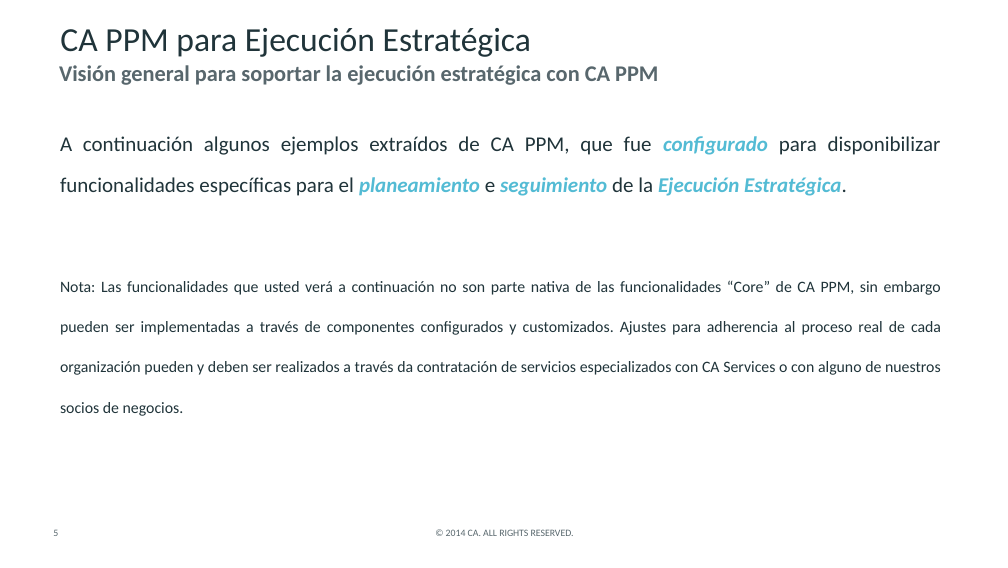
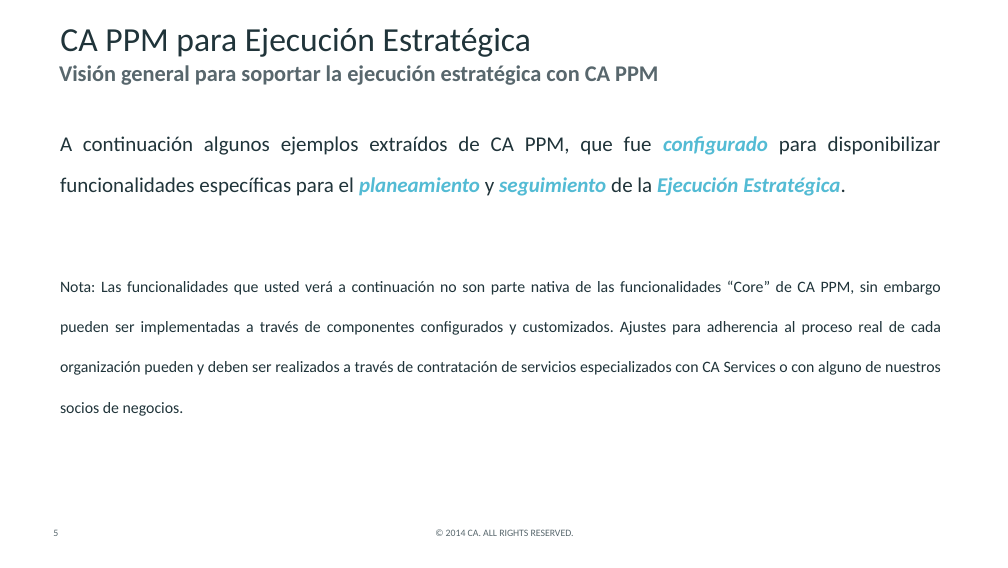
Before and after one commit to CALATAMITBMCOE/Strategic-Alignment, a slide deck: slide 5 of Documentation/CA PPM for Strategic Planning and Execution_ES.pptx. Drawn at 1008x568 pixels with LibreOffice and Linux fonts; fonts in the diff are those of the drawing; background and template pictures are left out. Boxes give left, top, right and bottom in pixels: in the first picture for what was removed or moved away, otherwise in the second. Text is boxed around its words. In the diff, an @@ line names an element or a change of style, - is before the commit and + after.

```diff
--- a/Documentation/CA PPM for Strategic Planning and Execution_ES.pptx
+++ b/Documentation/CA PPM for Strategic Planning and Execution_ES.pptx
@@ text at [60,136,941,416]: text changed @@
-A continuación algunos ejemplos extraídos de CA PPM, que fue configurado para disponibilizar funcionalidades específicas para el planeamiento e seguimiento de la Ejecución Estratégica.
-Nota: Las funcionalidades que usted verá a continuación no son parte nativa de las funcionalidades “Core” de CA PPM, sin embargo pueden ser implementadas a través de componentes configurados y customizados. Ajustes para adherencia al proceso real de cada organización pueden y deben ser realizados a través da contratación de servicios especializados con CA Services o con alguno de nuestros socios de negocios.
+A continuación algunos ejemplos extraídos de CA PPM, que fue configurado para disponibilizar funcionalidades específicas para el planeamiento y seguimiento de la Ejecución Estratégica.
+Nota: Las funcionalidades que usted verá a continuación no son parte nativa de las funcionalidades “Core” de CA PPM, sin embargo pueden ser implementadas a través de componentes configurados y customizados. Ajustes para adherencia al proceso real de cada organización pueden y deben ser realizados a través de contratación de servicios especializados con CA Services o con alguno de nuestros socios de negocios.
```
Also in this commit, not shown: 17 other slides changed, 1 slide added, 3 other files.
